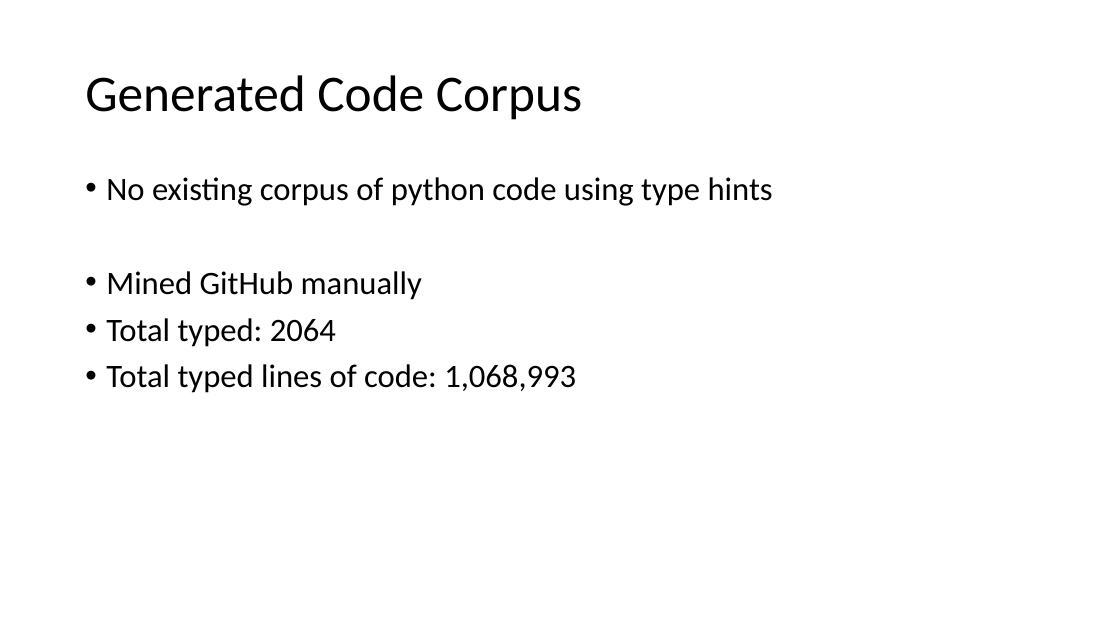
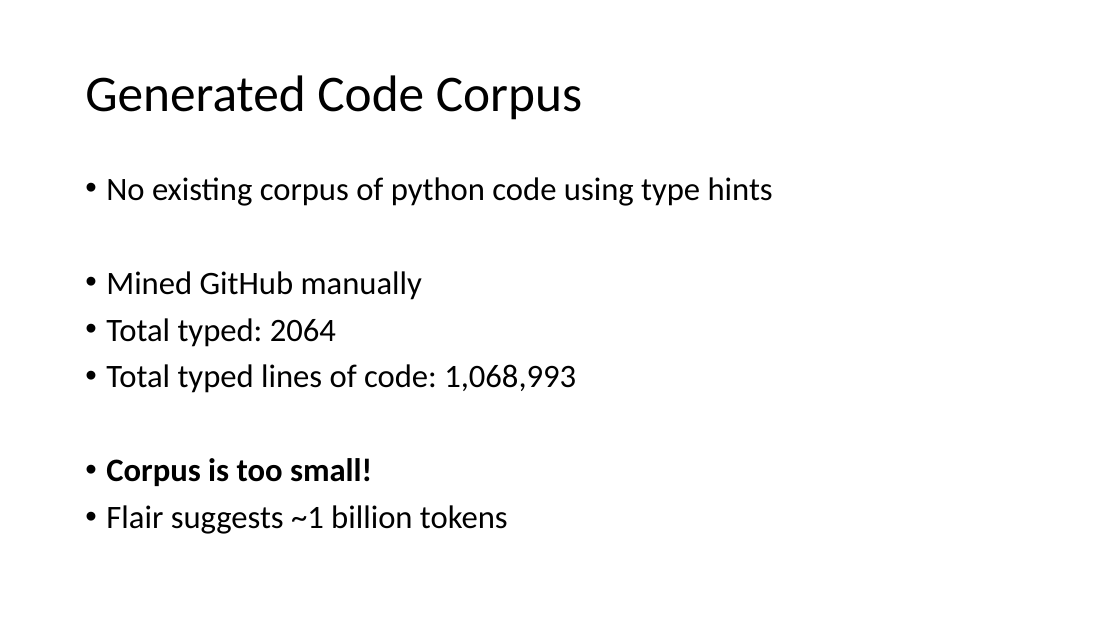
Before and after one commit to tjchambers32/ecs289-final, a slide deck: slide 11 of deeptyper for python.pptx (slide 8 before the commit). Drawn at 1120x630 pixels with LibreOffice and Linux fonts; fonts in the diff are those of the drawing. Boxes give left, top, right and bottom in pixels: in the first picture for what was removed or moved away, otherwise in the second. Text is boxed around its words. In the diff, an @@ line names an element or a change of style, - is before the commit and + after.

```diff
--- a/deeptyper for python.pptx
+++ b/deeptyper for python.pptx
@@ text at (106, 458, 508, 534): paragraphs added @@
+• Corpus is too small!
+• Flair suggests ~1 billion tokens
```
Also in this commit, not shown: 7 other slides changed, 9 slides added, 5 other files.
